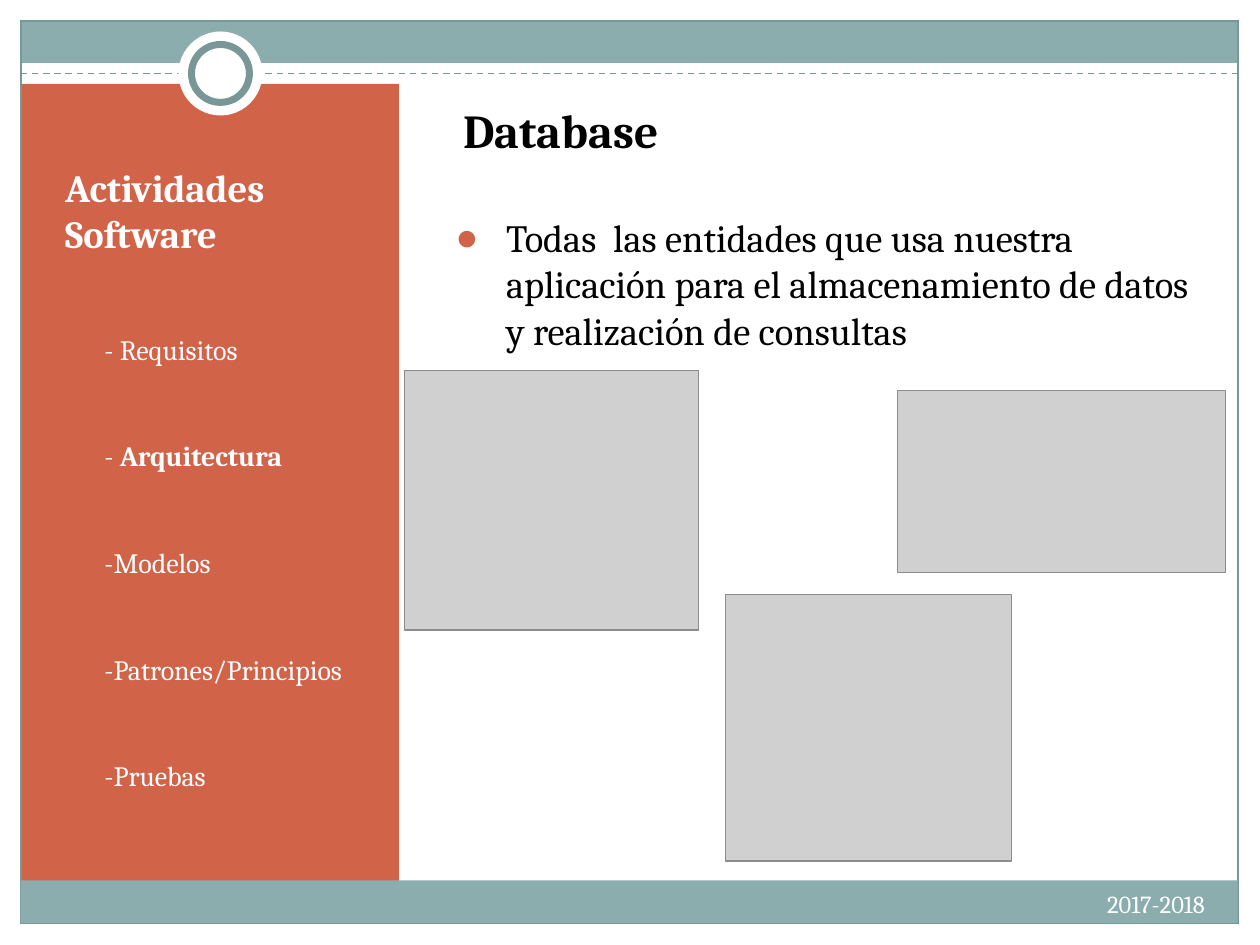
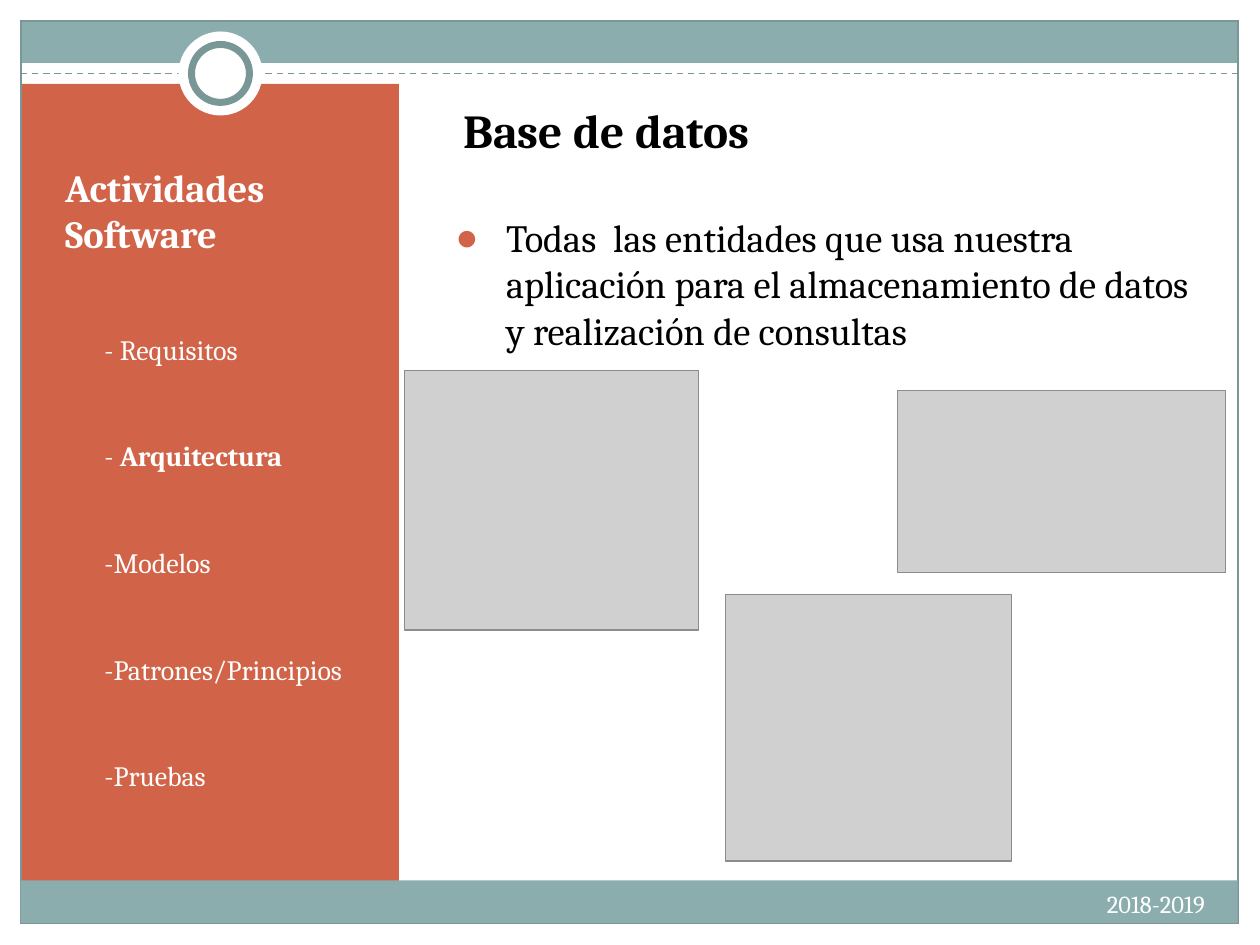
Before and after one commit to albertoaguileram/dsd, a slide deck: slide 10 of presentacionfinal.pptx. Drawn at 1260x945 pixels with LibreOffice and Linux fonts; fonts in the diff are those of the drawing; grey boxes stand for pictures. Boxes give left, top, right and bottom in pixels: in the first picture for what was removed or moved away, otherwise in the second. Text is boxed around its words. In the diff, an @@ line names an element or a change of style, - is before the commit and + after.

```diff
--- a/presentacionfinal.pptx
+++ b/presentacionfinal.pptx
@@ text at (x1=463, y1=115, x2=749, y2=149): text changed @@
-Database
+Base de datos
@@ text at (x1=1107, y1=896, x2=1205, y2=913): text changed @@
-2017-2018
+2018-2019
```
Also in this commit, not shown: 18 other slides changed.
